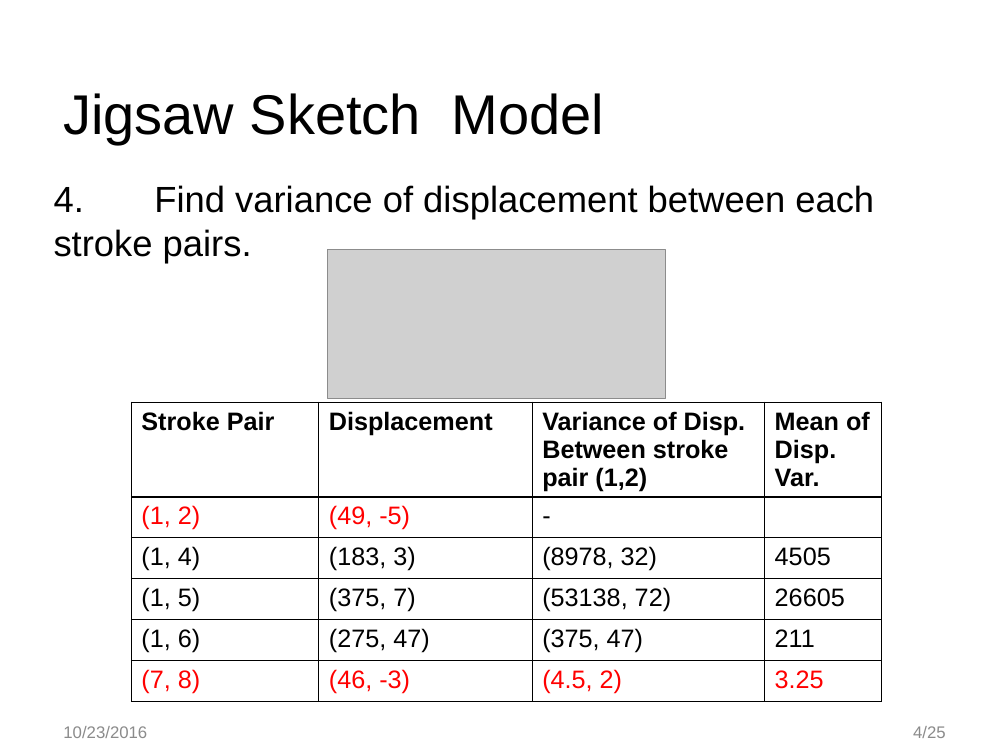
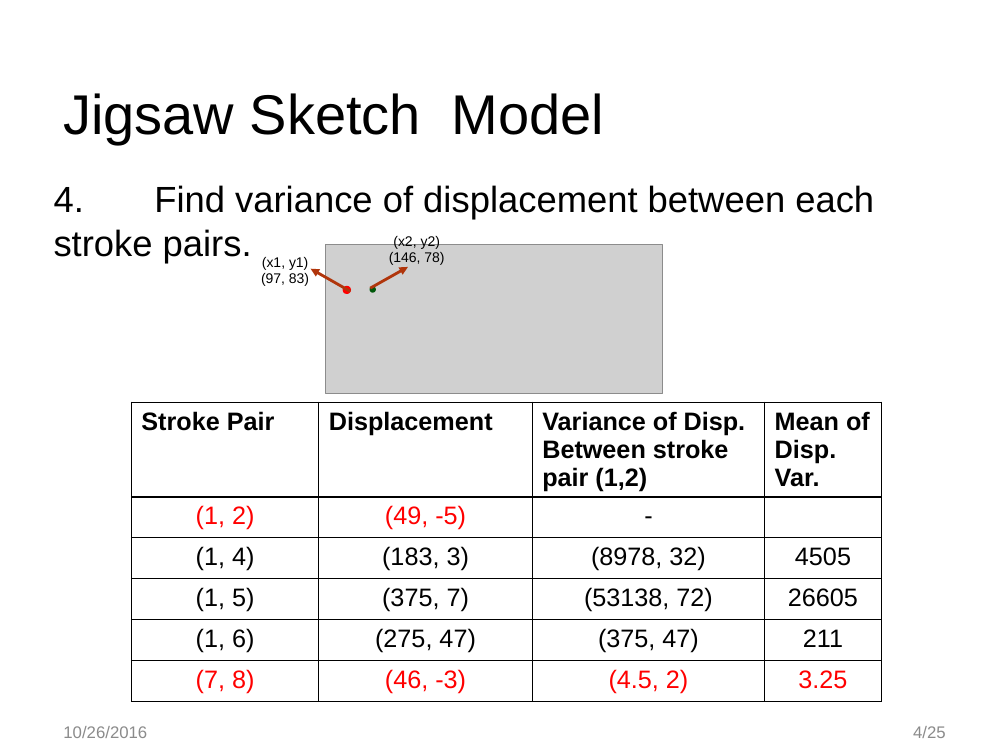
Before and after one commit to ekaraman/Research, a slide deck: slide 4 of jigsawSketch/Jigsaw_161026.pptx. Drawn at 1008x756 pixels with LibreOffice and Linux fonts; fonts in the diff are those of the drawing; grey boxes stand for pictures; background and template pictures are left out. Boxes give left, top, right and bottom in pixels: in the first picture for what was removed or moved away, otherwise in the second. Text is boxed around its words. In the diff, an @@ line names an element or a change of style, - is before the commit and + after.

Commit message:
Updated

```diff
--- a/jigsawSketch/Jigsaw_161026.pptx
+++ b/jigsawSketch/Jigsaw_161026.pptx
@@ text added at bbox=[389, 234, 444, 265], 10 pt, text #000000 @@
+(x2, y2)
+(146, 78)
@@ text added at bbox=[261, 257, 309, 286], 10 pt, text #000000 @@
+(x1, y1)
+(97, 83)
@@ arrow added from (350, 291) to (310, 269), #B1360B 2 pt @@
@@ picture: place and size @@
-picture at bbox=[328, 250, 665, 399]
+picture at bbox=[326, 245, 663, 394]
@@ arrow added from (370, 288) to (408, 267), #B1360B 2 pt @@
@@ ellipse added at bbox=[344, 286, 351, 293], fill #FF0000, outline #FF0000 1 pt @@
@@ ellipse added at bbox=[370, 287, 375, 292], fill #00580A, outline #00580A 1 pt @@
@@ table at bbox=[131, 402, 882, 708] @@
@@ alignment left to centre @@
@@ text at bbox=[63, 726, 147, 738]: text changed @@
-10/23/2016
+10/26/2016
```
Also in this commit, not shown: 5 other slides changed, 4 slides added, 24 slides removed.
